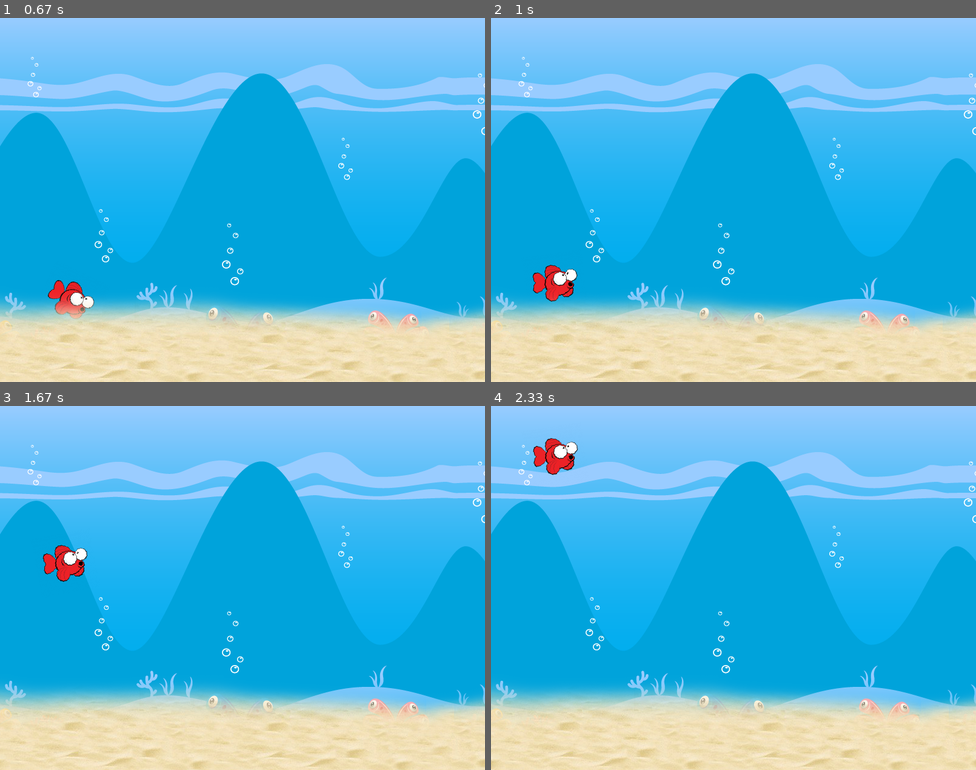
Above: before the commit, frames 1-4 (two rows, left to right).
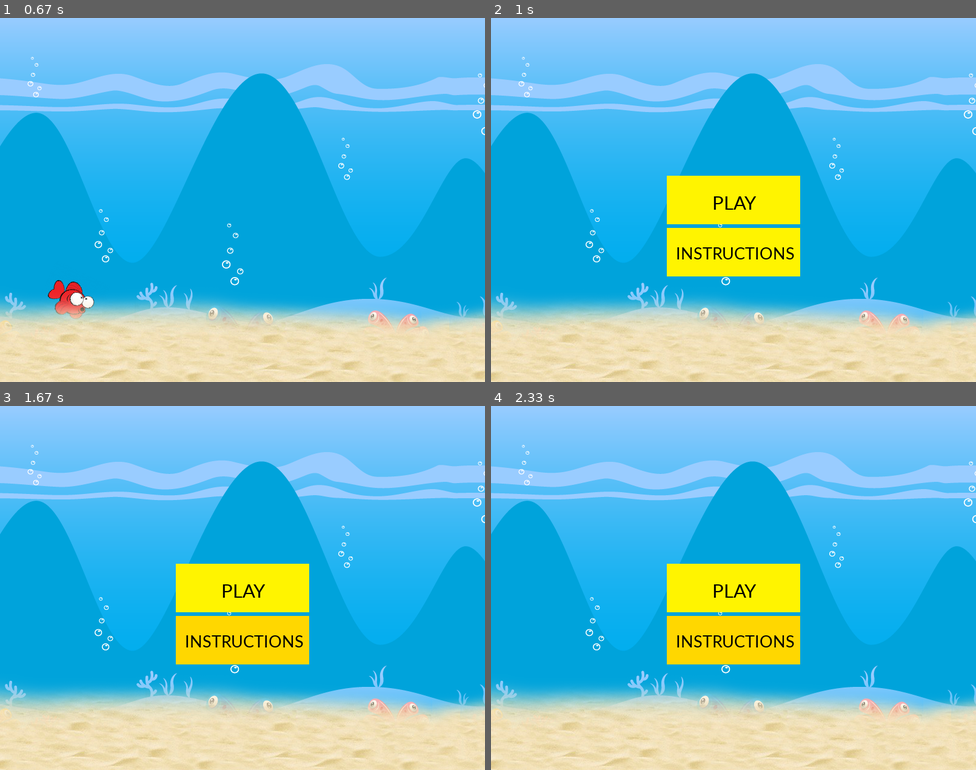
Above: after the commit, the same moments.

Repository: okandiah/Project
Game: pygame game, started from FlappyFish.py
The game is run twice, just before and just after one commit, with the same random seed, the same clock (stepped at 60 frames per second) and the same inputs.
Inputs (mouse positions are in pixels of both pictures, inside the frame that each line leads up to):
- Up to frame 1 (0.67 s): click (242, 200) at 0.38 s
- Up to frame 2 (1 s): click (617, 203) at 0.72 s
- Up to frame 3 (1.67 s): click (242, 588) at 1.05 s, where only the run after the commit has a clickable "PLAY"; click (300, 620) at 1.38 s
- Up to frame 4 (2.33 s): click (617, 515) at 1.72 s; click (738, 624) at 2.05 s

Frame 1 is identical in both runs. In frame 2, 8.6% of the frame differs, in the area x 0-100%, y 43-100%; in frame 3, 8.3%; in frame 4, 8.0%.

Commit message:
cleaning up

Diff:
--- /dev/null
+++ b/Classes.py
@@ -0,0 +1,47 @@
+import pygame
+from pygame.locals import *
+import sys
+import random
+
+swimming = False
+game_over = False
+
+class Fishy(pygame.sprite.Sprite):
+    global swimming, game_over
+    def __init__(self, x, y):  # Fix: Corrected the typo here
+        pygame.sprite.Sprite.__init__(self)
+        self.images = []
+        self.index = 0
+        self.counter = 0
+        for num in range(1, 4):
+            fishy = pygame.image.load(f'fishy{num}.png')
+            self.images.append(fishy)
+        self.image = self.images[self.index]
+        self.rect = self.image.get_rect()
+        self.rect.center = [x, y]
+        self.vel=0
+        self.clicked=False
+
+    def update(self):
+        if swimming == True:
+            #jump fishy
+            self.vel +=0.5
+            if self.vel > 8:
+                self.vel=8
+        else:
+            self.vel += 0.5
+            if self.vel<8:
+                self.vel=8
+
+			#handle the animation
+        self.counter += 1
+        swim_cooldown = 5
+
+        if self.counter > swim_cooldown:
+            self.counter = 0
+            self.index += 1
+            if self.index >= len(self.images):
+                self.index = 0
+                self.image = self.images[self.index]
+            #rotate bird
+            self.image = pygame.transform.rotate(self.images[self.index], self.vel * -2)
--- a/FlappyFish.py
+++ b/FlappyFish.py
@@ -2,6 +2,7 @@
 from pygame.locals import *
 import random
 import sys
+from Classes import Fishy
 
 pygame.init()
 
@@ -21,51 +22,9 @@
 screen = pygame.display.set_mode(size)
 screen.blit(background, (0, 0))
 
-
-class Fishy(pygame.sprite.Sprite):
-    def __init__(self, x, y):  # Fix: Corrected the typo here
-        pygame.sprite.Sprite.__init__(self)
-        self.images = []
-        self.index = 0
-        self.counter = 0
-        for num in range(1, 4):
-            fishy = pygame.image.load(f'fishy{num}.png')
-            self.images.append(fishy)
-        self.image = self.images[self.index]
-        self.rect = self.image.get_rect()
-        self.rect.center = [x, y]
-        self.vel=0
-        self.clicked=False
-
-    def update(self):
-        if swimming == True:
-            #jump fishy
-            self.vel +=0.5
-            if self.vel > 8:
-                self.vel=8
-        else:
-            self.vel += 0.5
-            if self.vel<8:
-                self.vel=8
-
-			#handle the animation
-        self.counter += 1
-        swim_cooldown = 5
-
-        if self.counter > swim_cooldown:
-            self.counter = 0
-            self.index += 1
-            if self.index >= len(self.images):
-                self.index = 0
-                self.image = self.images[self.index]
-            #rotate bird
-            self.image = pygame.transform.rotate(self.images[self.index], self.vel * -2)
-
-
 fishy_group = pygame.sprite.Group()
 swimmy = Fishy(100, height/2)
 fishy_group.add(swimmy)
-
 
 # ... (your existing code)
 
@@ -111,7 +70,7 @@
         pygame.display.update()
 
 def main_screen():
-    global run  # Declare run as global
+    global run, swimming  # Declare run as global
     color = (0, 0, 0)
     title_colour = (124, 252, 0)
     color_light = (255, 215, 0)
